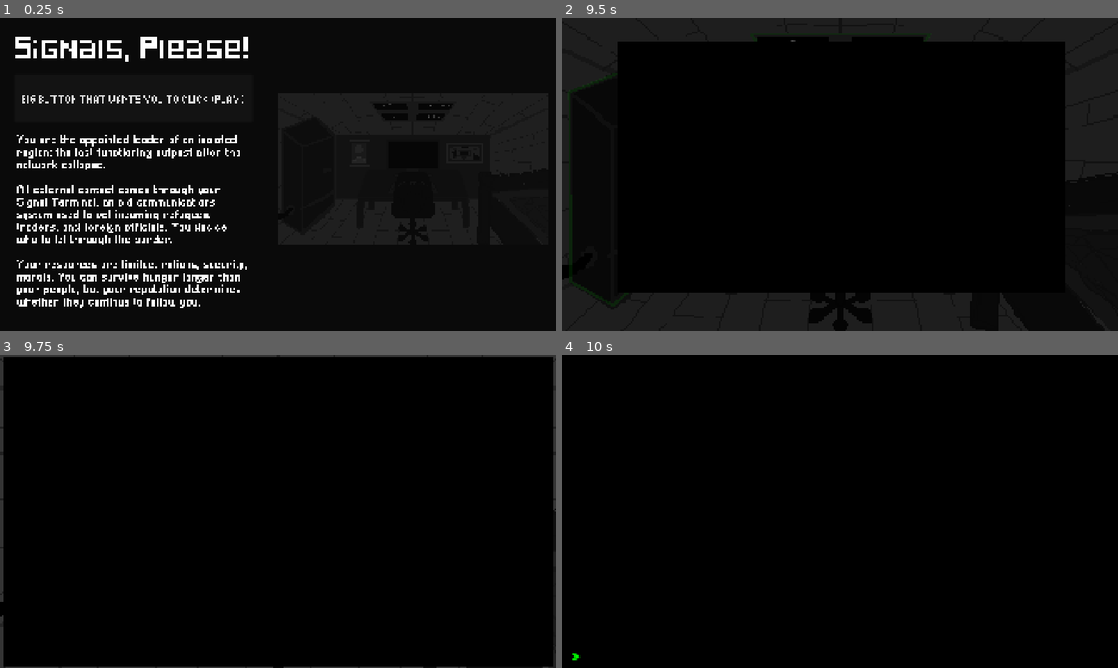
Above: before the commit, frames 1-4 (two rows, left to right).
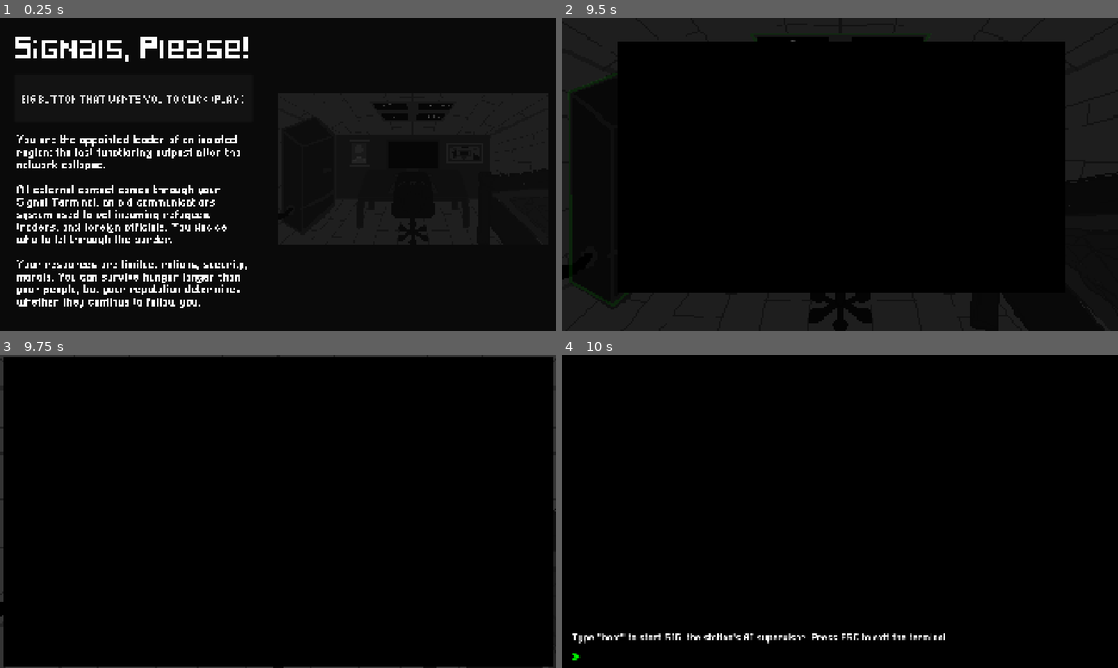
Above: after the commit, the same moments.

Repository: vempr/signals-please
Game: Godot game, scene res://scenes/main_menu.tscn
Same seed, same stepped clock (60 frames per second), same inputs: the game is played once before the commit and once after it.
Inputs (mouse positions are in pixels of both pictures, inside the frame that each line leads up to):
- Up to frame 1 (0.25 s): no input
- Up to frame 2 (9.5 s): click "BIG BUTTON THAT WANTS YOU TO …" at 0.5 s; click "BIG BUTTON THAT WANTS YOU TO …" at 1.25 s; click "BIG BUTTON THAT WANTS YOU TO …" at 2 s; tap Enter at 2.75, 4.25, 5.75 s; move the mouse to (962, 158) at 2.77 s; press the mouse at (962, 158) at 2.78 s; tap Space at 3.5, 5, 6.5 s; move the mouse to (728, 190) at 3.52 s; release the mouse at (728, 190) at 3.53 s; click (728, 190) at 3.6 s; move the mouse to (895, 105) at 4.27 s; press the mouse at (895, 105) at 4.28 s; move the mouse to (812, 237) at 5.02 s; release the mouse at (812, 237) at 5.03 s; click (812, 237) at 5.1 s; move the mouse to (1006, 221) at 5.77 s; press the mouse at (1006, 221) at 5.78 s; move the mouse to (673, 127) at 6.52 s; release the mouse at (673, 127) at 6.53 s; click (673, 127) at 6.6 s; move the mouse to (867, 174) at 7.27 s; press the mouse at (867, 174) at 7.28 s; move the mouse to (756, 96) at 8.02 s; release the mouse at (756, 96) at 8.03 s; click (756, 96) at 8.1 s; move the mouse to (840, 174) at 8.77 s; press the mouse at (840, 174) at 8.78 s
- Up to frame 3 (9.75 s): move the mouse to (278, 392) at 9.52 s; release the mouse at (278, 392) at 9.53 s; click (278, 392) at 9.6 s
- Up to frame 4 (10 s): no input

Frames 1-3 are identical in both runs. In frame 4, 0.8% of the frame differs, in the area x 1-69%, y 88-93%.

Commit message:
introductory dialog, base terminal logic
more state and first message system draft in globally defined files; terminal: text colors, small text display punctuation breaks

Diff:
--- a/scenes/terminal.tscn
+++ b/scenes/terminal.tscn
@@ -64,6 +64,12 @@
 theme_override_font_sizes/normal_font_size = 35
 theme_override_font_sizes/bold_font_size = 35
 bbcode_enabled = true
+text = "Type \"boot\" to start SIG, the station's AI supervisor. Press ESC to exit the terminal.
+"
 vertical_alignment = 2
 
+[node name="TypingTimer" type="Timer" parent="."]
+unique_name_in_owner = true
+one_shot = true
+
 [connection signal="text_submitted" from="PlayerInput" to="." method="_on_player_input_text_submitted"]
--- a/scripts/computer.gd
+++ b/scripts/computer.gd
@@ -2,15 +2,10 @@
 
 signal in_computer
 
-# Called when the node enters the scene tree for the first time.
+
 func _ready() -> void:
 	%Terminal.visible = false
 	visible = false
-
-
-# Called every frame. 'delta' is the elapsed time since the previous frame.
-func _process(delta: float) -> void:
-	pass
 
 
 func _on_hover_trigger_computer() -> void:
--- a/scripts/constants.gd
+++ b/scripts/constants.gd
@@ -1,4 +1,52 @@
 extends Node
 
 
-const DECREASE_AFTER_EATING = 0.1
+const DECREASE_AFTER_EATING = 10
+
+# there are four types of messages:
+# - SIG (your ai)
+# - 'ration' people
+# - 'help' people
+# - ration service
+# each can be a real or fake, letting fake in will tank reputation
+
+const sig_intro_1 = "SIG: Good morning, Commander. The night patrols found two bodies near the perimeter fence. Starvation. Not our people, outsiders. They must have come from the southern wastelands."
+const sig_intro_2 = "SIG: We’ll get more requests today. Traders, refugees, deserters. The law says to deny anyone without clearance. The people say we need allies."
+const sig_intro_3 = "SIG: Ultimately, it’s your call. Each signal comes with a risk. Let the wrong one in and your rations run dry, or worse, your people turn on you. It is your task to spot any questionable 'signals' in the requests that we receive. Look out for request data, corrupted characters, strange syntax/phrasing, or transmission noise."
+
+const MESSAGES = {
+	"SIG": {
+		"introduction": [sig_intro_1, sig_intro_2, sig_intro_3]
+	},
+	"need_food": [
+		{
+			"typing_speed": 0.01,
+			"content": "bobby"
+		}
+	],
+	"provide_food": [
+		{
+			"typing_speed": 0.01,
+			"content": "bobby"
+		}
+	],
+	"need_help": [
+		{
+			"typing_speed": 0.01,
+			"content": "bobby"
+		}
+	],
+	"provide_help": [
+		{
+			"typing_speed": 0.01,
+			"content": "bobby"
+		}
+	],
+	"real_food_service": [],
+	"fake_food_service": [],
+}
+
+const COLORS = {
+	"blue": "#26c1c9",
+	"orange": "#e66e12"
+}
--- a/scripts/game.gd
+++ b/scripts/game.gd
@@ -9,7 +9,7 @@
 	GAME_STATE.day_finished = false
 
 
-func _process(delta: float) -> void:
+func _process(_delta: float) -> void:
 	if can_exit_computer && Input.is_action_just_pressed("unfocus"):
 		can_exit_computer = false
 		exit_computer.emit()
--- a/scripts/hover.gd
+++ b/scripts/hover.gd
@@ -25,7 +25,7 @@
 
 
 func emit_hunger() -> void:
-	display_message.emit("You are at " + str(snapped(GAME_STATE.player.hunger, 0.1) * 100) +  "% hunger. Do you wish to eat? (-10% hunger)")
+	display_message.emit("You are at " + str(GAME_STATE.player.hunger) + "% hunger. Do you wish to eat? (-10% hunger)")
 
 
 func emit_full() -> void:
@@ -57,7 +57,7 @@
 
 
 func _on_fridge_hover_area_input_event(_viewport: Node, _event: InputEvent, _shape_idx: int) -> void:
-	if Input.is_action_just_pressed("click") && GAME_STATE.player.hunger > 0.0:
+	if Input.is_action_pressed("click") && GAME_STATE.player.hunger > 0.0:
 		%Eat.play()
 		GAME_STATE.player.hunger -= C.DECREASE_AFTER_EATING
 
@@ -105,7 +105,7 @@
 
 
 func _on_computer_hover_area_input_event(_viewport: Node, _event: InputEvent, _shape_idx: int) -> void:
-	if Input.is_action_just_pressed("click") && GAME_STATE.day_finished == false:
+	if Input.is_action_pressed("click") && GAME_STATE.day_finished == false:
 		# GAME_STATE.day_finished = true
 		# %BedLine.modulate.a = 0.2
 		trigger_computer.emit()
--- a/scripts/hover_message.gd
+++ b/scripts/hover_message.gd
@@ -5,7 +5,7 @@
 	visible = false
 
 
-func _process(delta: float) -> void:
+func _process(_delta: float) -> void:
 	align()
 
 
--- a/scripts/state.gd
+++ b/scripts/state.gd
@@ -3,6 +3,24 @@
 
 var day := 1
 var day_finished := false
-var player = {
-	"hunger": 0.27
+@onready var player = {
+	"hunger": randi_range(1, 10) + 20,
+	"reputation": randi_range(1, 10) + 40,
+	"ration_remaining": randi_range(3, 5),
 }
+
+
+func get_reputation_status() -> String:
+	if player.reputation >= 60:
+		return "TRUSTED"
+	elif player.reputation >= 50:
+		return "RESPECTED"
+	elif player.reputation >= 40:
+		return "NEUTRAL"
+	elif player.reputation >= 30:
+		return "UNSTEADY"
+	elif player.reputation >= 20:
+		return "DISTRUSTED"
+	elif player.reputation >= 10:
+		return "DESPISED"
+	return "CONDEMNED"
--- a/scripts/terminal.gd
+++ b/scripts/terminal.gd
@@ -1,7 +1,12 @@
 extends Node2D
 
+
 @onready var label := %PlayerInput
+@onready var timer := %TypingTimer
+@onready var terminal_text := %Text
 var underscore_visible := true
+var booted := false
+var can_submit := true
 
 
 func _ready() -> void:
@@ -10,8 +15,64 @@
 
 
 func _on_player_input_text_submitted(new_text: String) -> void:
+	if new_text.is_empty():
+		return
+
 	label.text = ""
-	%Text.text += "[color=green]> " + new_text + "[/color]" + "\n"
+	if !can_submit:
+		return
+
+	terminal_text.text += "[color=green]> " + new_text + "[/color]" + "\n"
+
+	if !booted:
+		if new_text.to_lower() != "boot":
+			terminal_text.text += "[color=red]'" + new_text + "' is not a known command. Please try again.[/color]" + "\n"
+			return
+
+		can_submit = false
+		booted = true
+
+		var m = "
+-- BOOT SEQUENCE --
+CONNECTION: STABLE (" + str(snapped(randf() * 2 + 3, 0.01)) + "KB/S)
+AUTHORIZED USER: [LEADER_ID_01]
+STATUS: PROVISIONAL COMMAND ACTIVE
+REPUTATION INDEX: " + str(GAME_STATE.player.reputation) + "% (TRUST: " + GAME_STATE.get_reputation_status() + ")
+RATION DISTRIBUTION: " + str(GAME_STATE.player.ration_remaining) + " DAYS REMAINING
+"
+		await print_text(m, C.COLORS.blue)
+
+		for message in C.MESSAGES.SIG.introduction:
+			timer.start(0.5)
+			await timer.timeout
+			await print_text(message, C.COLORS.orange, 0.02, true)
+
+		terminal_text.text += "\n"
+		can_submit = true
+		return
+
+
+func print_text(text: String, color: String = "white", speed: float = 0.005, take_breaks: bool = false) -> bool:
+	terminal_text.text += "[color=" + color + "]"
+
+	for letter in text:
+		terminal_text.text += letter
+
+		if take_breaks && letter == ".":
+			timer.start(0.3)
+		elif take_breaks && letter == ",":
+			timer.start(0.1)
+		else:
+			timer.start(speed)
+		await timer.timeout
+
+	terminal_text.text += "[/color]\n"
+	return true
+
+
+func wait(time: float = 0.5) -> void:
+	timer.start(time)
+	await timer.timeout
 
 
 func _on_computer_in_computer() -> void:
